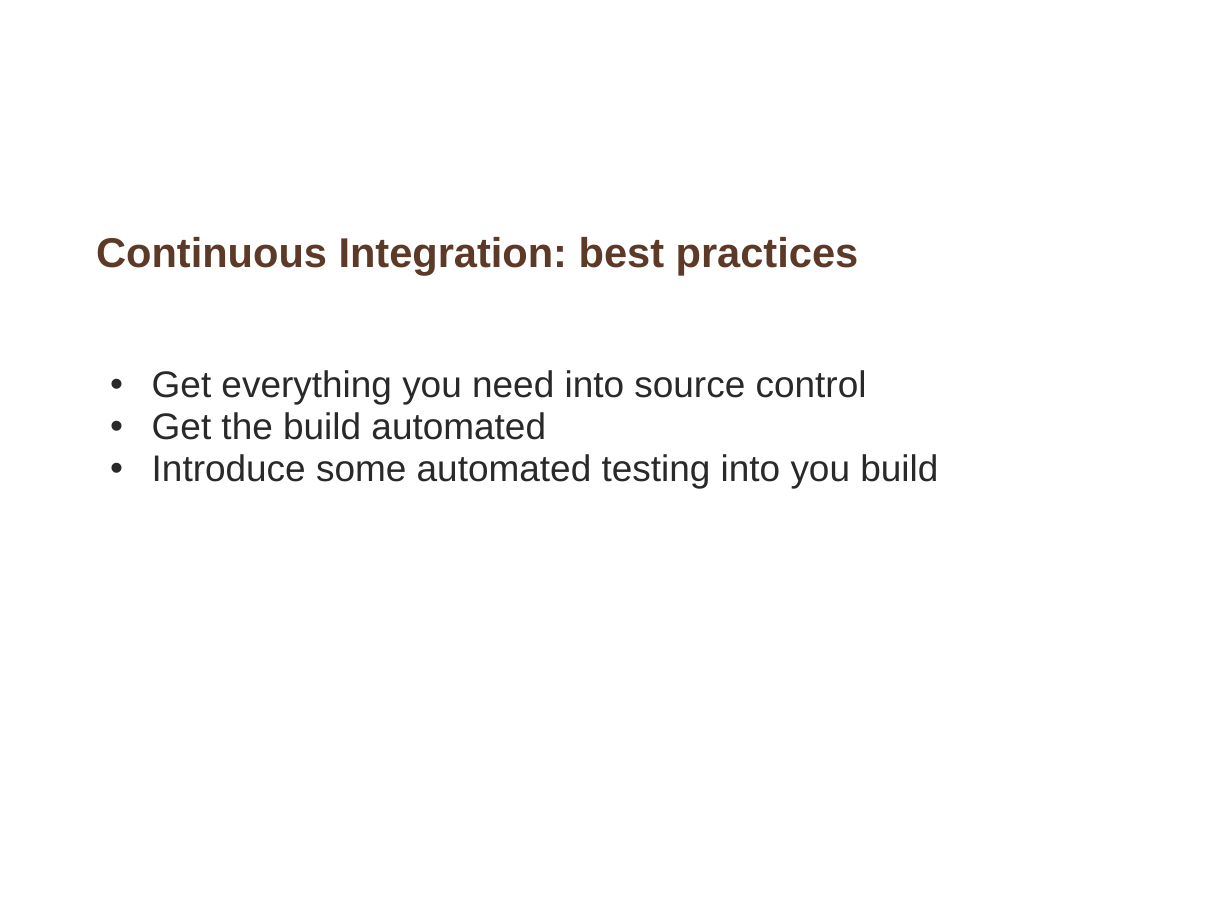
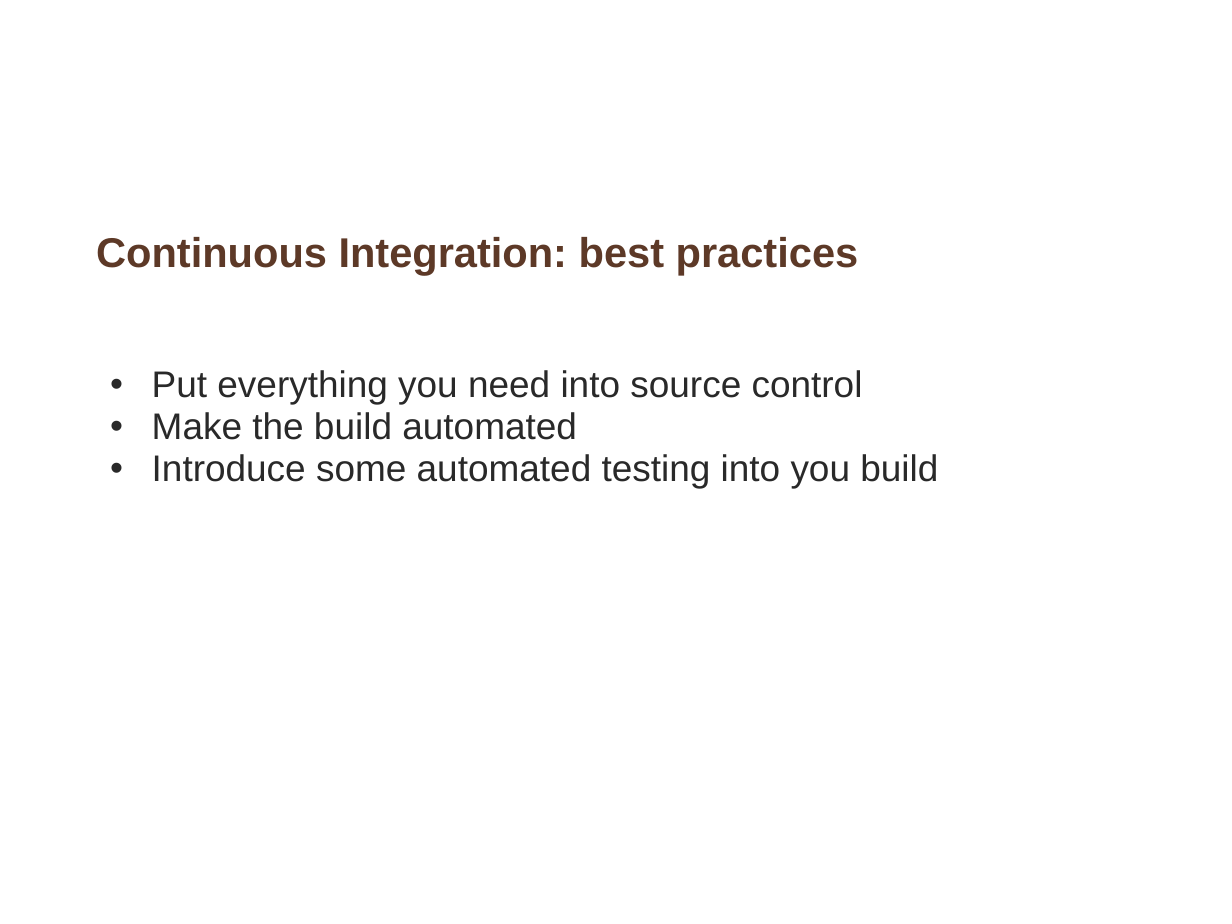
Before and after one commit to whimet/cruisetraining, a slide deck: slide 3 of Preparation_For_CI.ppt. Drawn at 1232x924 pixels with LibreOffice and Linux fonts; fonts in the diff are those of the drawing; background and template pictures are left out. Boxes give left, top, right and bottom in pixels: in the first picture for what was removed or moved away, otherwise in the second. Text is boxed around its words. In the diff, an @@ line names an element or a change of style, - is before the commit and + after.

```diff
--- a/Preparation_For_CI.ppt
+++ b/Preparation_For_CI.ppt
@@ text at (x1=152, y1=370, x2=863, y2=440): text changed @@
-  • Get everything you need into source control
-  • Get the build automated
+  • Put everything you need into source control
+  • Make the build automated
```
Also in this commit, not shown: 1 other slide changed, 7 other files.
